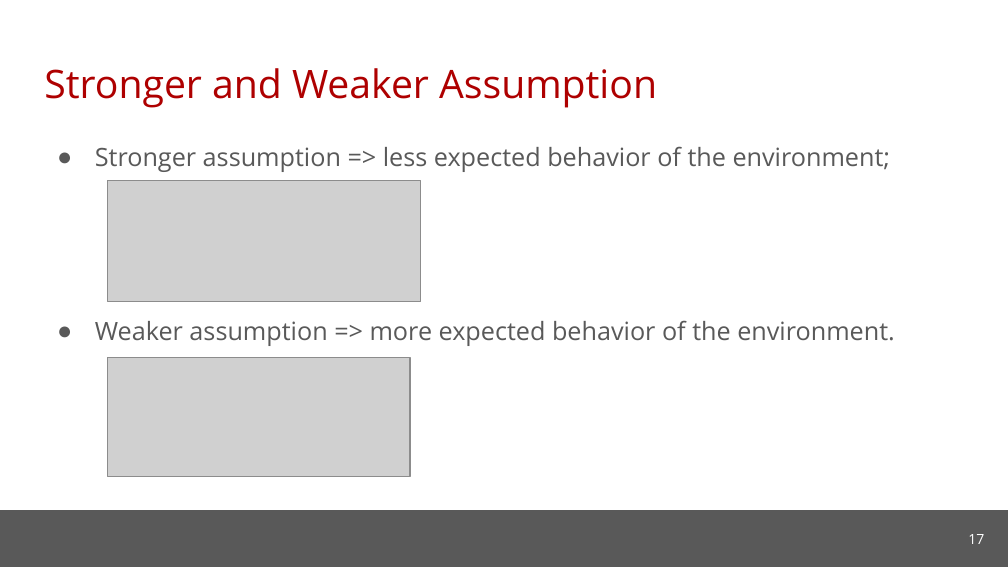
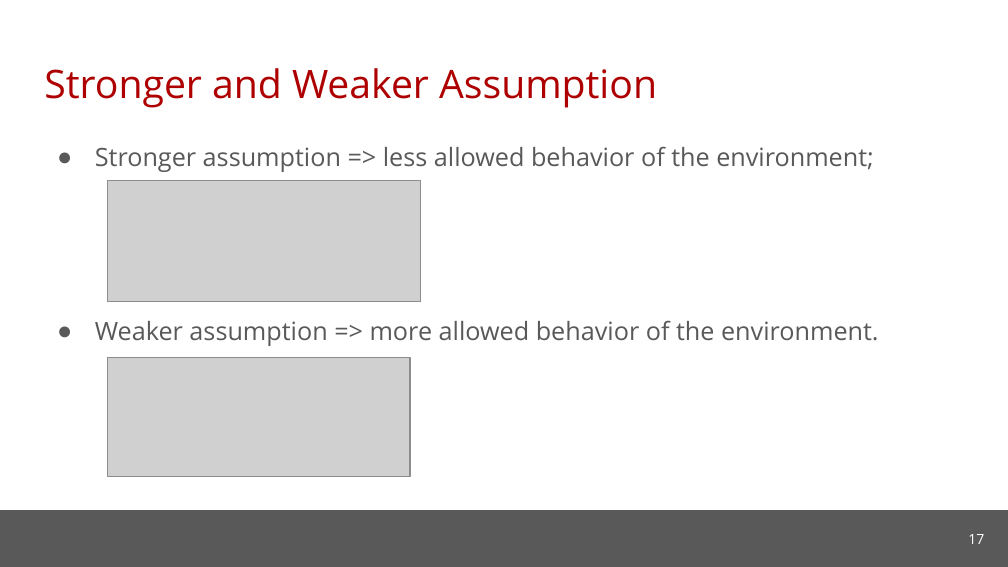
Before and after one commit to cmu-soda/Robustness, a slide deck: slide 17 of Robustness.pptx. Drawn at 1008x567 pixels with LibreOffice and Linux fonts; fonts in the diff are those of the drawing; grey boxes stand for pictures; background and template pictures are left out. Boxes give left, top, right and bottom in pixels: in the first picture for what was removed or moved away, otherwise in the second. Text is boxed around its words. In the diff, an @@ line names an element or a change of style, - is before the commit and + after.

Commit message:
Update slides

```diff
--- a/Robustness.pptx
+++ b/Robustness.pptx
@@ text at (95,146,879,346): text changed @@
-● Stronger assumption => less expected behavior of the environment;
-● Weaker assumption => more expected behavior of the environment.
+● Stronger assumption => less allowed behavior of the environment;
+● Weaker assumption => more allowed behavior of the environment.
```
Also in this commit, not shown: 5 other slides changed, 9 slides added, 1 slide removed.
